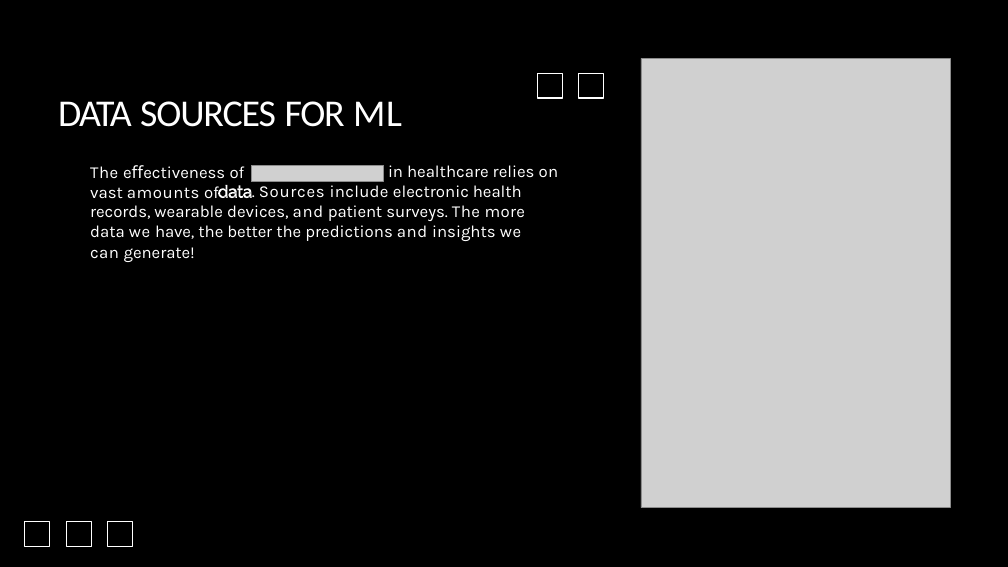
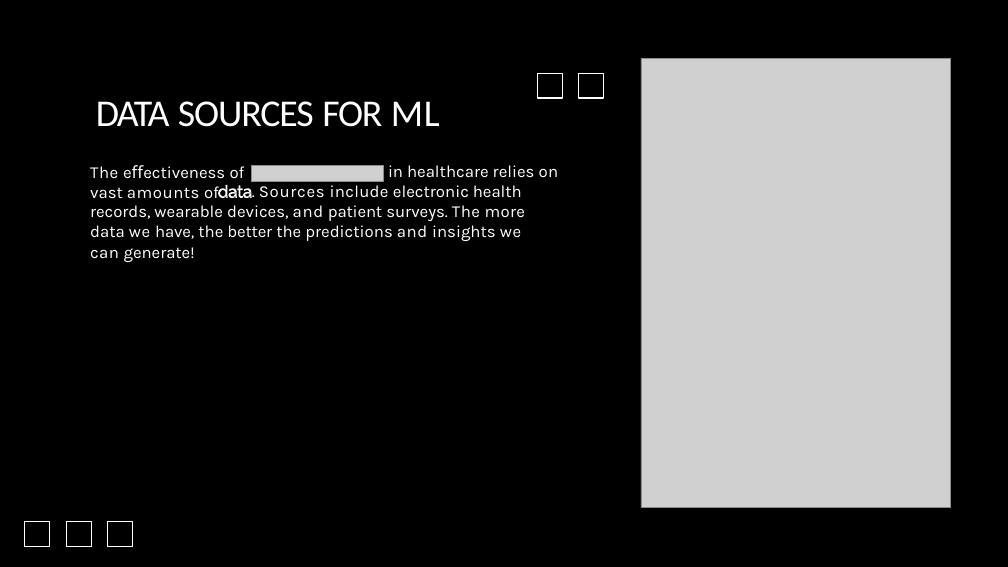
Before and after one commit to SaharshBhatnagar/Disease-Recognition, a slide deck: slide 5 of PPT/Disease Recognition Heart, Parkinson & Diabetes.pptx. Drawn at 1008x567 pixels with LibreOffice and Linux fonts; fonts in the diff are those of the drawing; grey boxes stand for pictures; background and template pictures are left out. Boxes give left, top, right and bottom in pixels: in the first picture for what was removed or moved away, otherwise in the second. Text is boxed around its words. In the diff, an @@ line names an element or a change of style, - is before the commit and + after.

```diff
--- a/PPT/Disease Recognition Heart, Parkinson & Diabetes.pptx
+++ b/PPT/Disease Recognition Heart, Parkinson & Diabetes.pptx
@@ title "DATA SOURCES FOR ML" moved from (x1=58, y1=101, x2=402, y2=127) to (x1=96, y1=101, x2=440, y2=127) @@
```
Also in this commit, not shown: 4 other slides changed.
